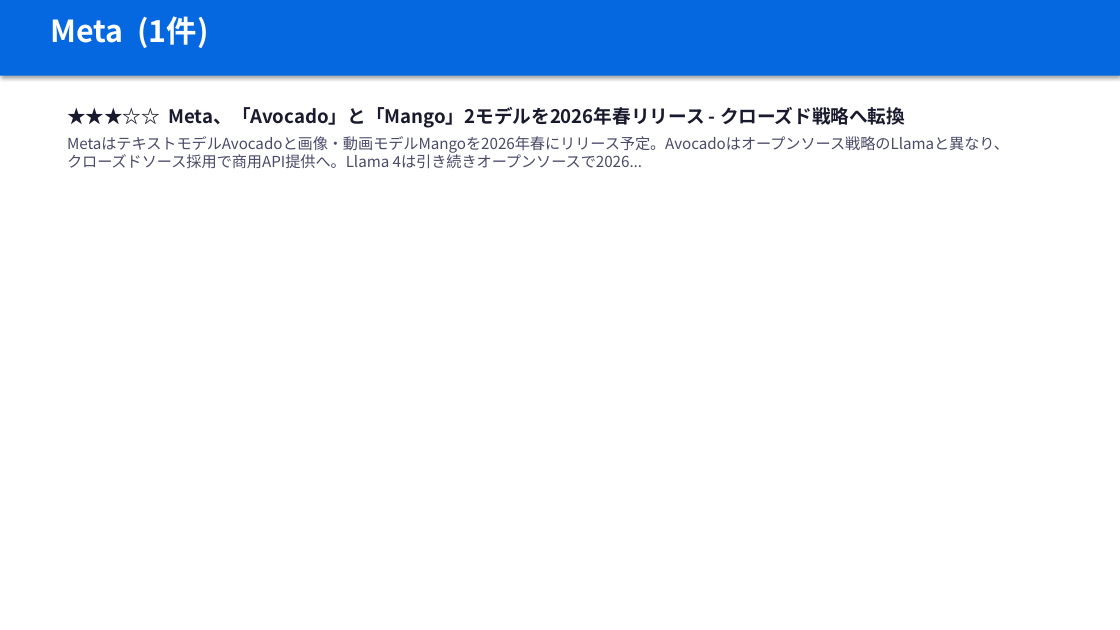
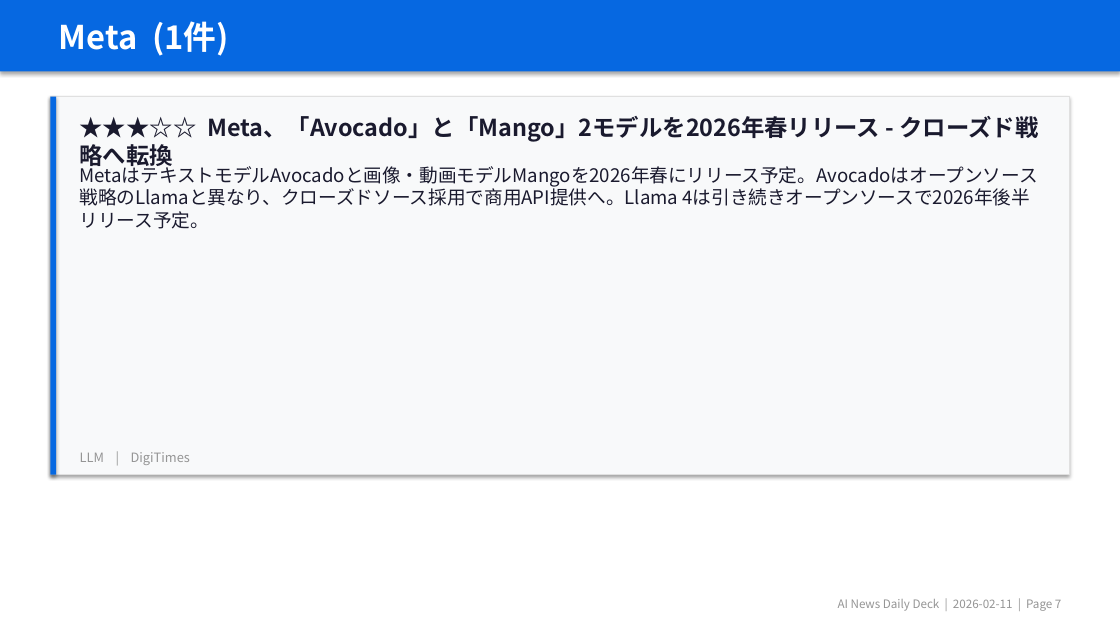
Before and after one commit to chel2311/ai-news-deck-reports, a slide deck: slide 8 of 2026-02-11/report.pptx (slide 7 before the commit). Drawn at 1120x630 pixels with LibreOffice and Linux fonts; fonts in the diff are those of the drawing. Boxes give left, top, right and bottom in pixels: in the first picture for what was removed or moved away, otherwise in the second. Text is boxed around its words. In the diff, an @@ line names an element or a change of style, - is before the commit and + after.

```diff
--- a/2026-02-11/report.pptx
+++ b/2026-02-11/report.pptx
@@ rectangle: place and size @@
-rectangle at bbox=[0, 0, 1120, 76]
+rectangle at bbox=[0, 0, 1120, 71]
@@ text "Meta (1件)": place and size @@
-text "Meta (1件)" at bbox=[50, 16, 208, 48]
+text "Meta (1件)" at bbox=[59, 21, 229, 56]
@@ text "Meta (1件)" at bbox=[59, 21, 229, 56]: size 26 to 28 pt @@
@@ rectangle added at bbox=[50, 97, 1070, 475], fill #F8F9FA, outline #E0E0E0 0.5 pt @@
@@ rectangle added at bbox=[50, 97, 56, 475], fill #0668E1 @@
@@ text "★★★☆☆ Meta、「Avocado」と「Mango」2モデルを2026年春リリース - クローズド戦略へ転換": place and size @@
-text "★★★☆☆ Meta、「Avocado」と「Mango」2モデルを2026年春リリース - クローズド戦略へ転換" at bbox=[67, 107, 1009, 168]
+text "★★★☆☆ Meta、「Avocado」と「Mango」2モデルを2026年春リリース - クローズド戦略へ転換" at bbox=[80, 116, 1039, 171]
@@ text "★★★☆☆ Meta、「Avocado」と「Mango」2モデルを2026年春リリース - クローズド戦略へ転換" at bbox=[80, 116, 1039, 171]: size 16 to 20 pt @@
@@ text at bbox=[67, 136, 1009, 168]: paragraph removed @@
-MetaはテキストモデルAvocadoと画像・動画モデルMangoを2026年春にリリース予定。Avocadoはオープンソース戦略のLlamaと異なり、クローズドソース採用で商用API提供へ。Llama 4は引き続きオープンソースで2026...
@@ text added at bbox=[80, 163, 1038, 229], 16 pt, text #1A1A2E @@
+MetaはテキストモデルAvocadoと画像・動画モデルMangoを2026年春にリリース予定。Avocadoはオープンソース戦略のLlamaと異なり、クローズドソース採用で商用API提供へ。Llama 4は引き続きオープンソースで2026年後半リリース予定。
@@ text added at bbox=[80, 452, 190, 465], 11 pt, text #959595 @@
+LLM | DigiTimes
@@ text added at bbox=[838, 599, 1061, 611], 10 pt, text #959595 @@
+AI News Daily Deck | 2026-02-11 | Page 7
```
Also in this commit, not shown: 9 other slides changed, 6 slides added, 1 slide removed, 7 other files.
